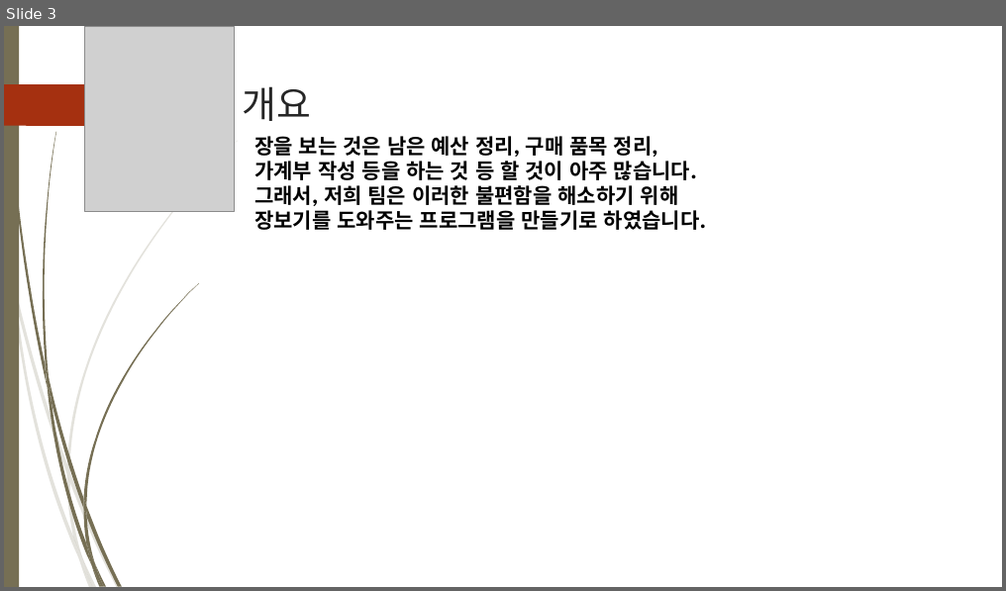
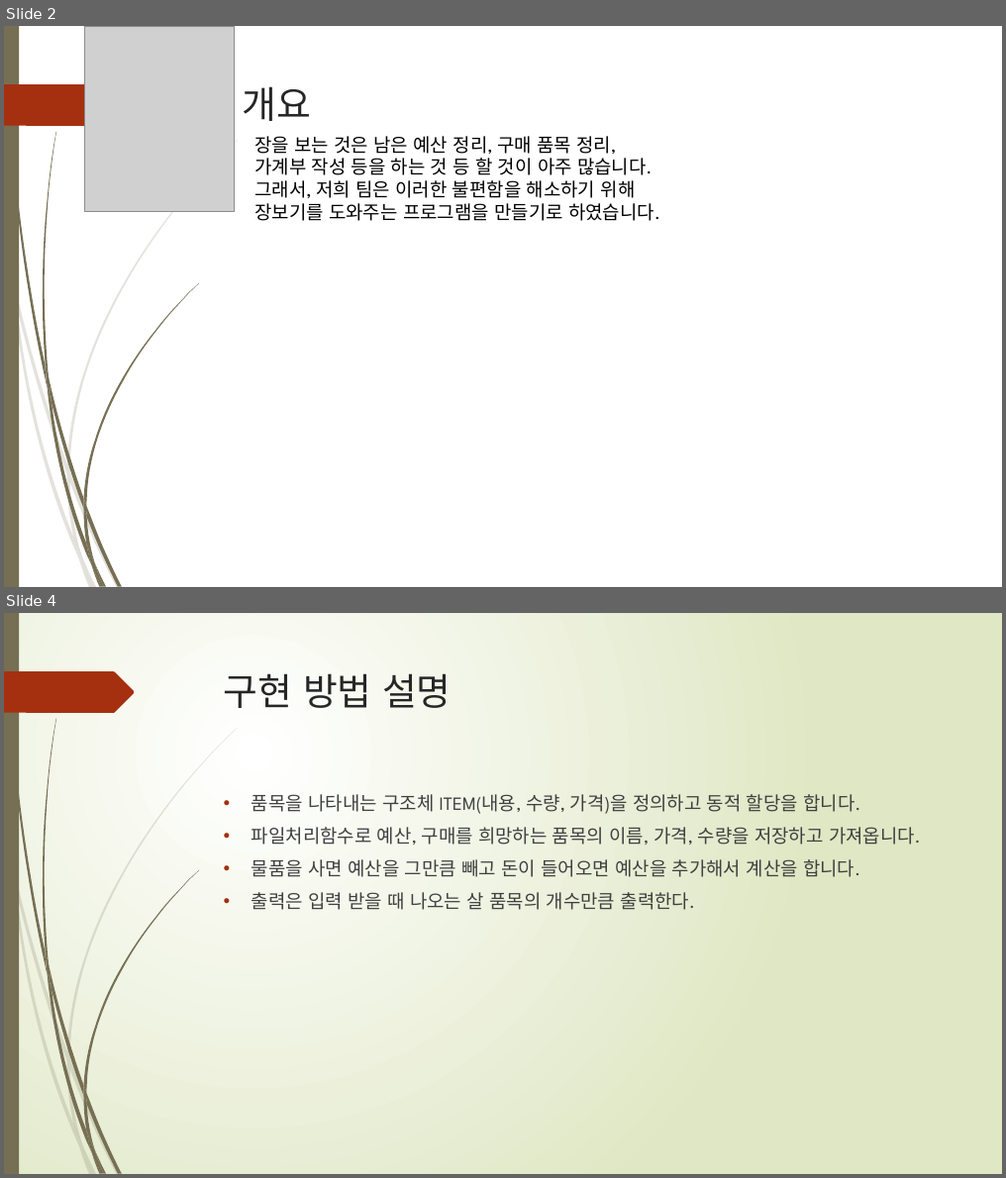
Before and after one commit to koi312500/Kaist-cyber-camp-2018, a slide deck: 장보기 프로그램.pptx. Shown one above the other, each under a label of ours: slide 3 before the commit, slides 2 and 4 after it; the slides between them are not shown. The pictures are 1006x591 and 1006x1178 pixels, drawn with LibreOffice and Linux fonts; fonts in the diff are those of the drawing; grey boxes stand for pictures; background and template pictures are left out. Boxes give left, top, right and bottom in pixels: in the first picture for what was removed or moved away, otherwise in the second. Text is boxed around its words. In the diff, an @@ line names an element or a change of style, - is before the commit and + after.

```diff
--- a/장보기 프로그램.pptx
+++ b/장보기 프로그램.pptx
@@ slide 4 added at (4, 613, 1002, 1174), background gradient #FFFFFF to #DFE8C4; not listed: 24 template elements that a slide beside it also shows @@
@@ title added at (224, 673, 451, 708), 36 pt, text #262626 @@
+구현 방법 설명
@@ text added at (252, 794, 921, 910), 18 pt, text #404040 @@
+• 품목을 나타내는 구조체 ITEM(내용, 수량, 가격)을 정의하고 동적 할당을 합니다.
+• 파일처리함수로 예산, 구매를 희망하는 품목의 이름, 가격, 수량을 저장하고 가져옵니다.
+• 물품을 사면 예산을 그만큼 빼고 돈이 들어오면 예산을 추가해서 계산을 합니다.
+• 출력은 입력 받을 때 나오는 살 품목의 개수만큼 출력한다.
@@ what was slide 3 is now slide 2 @@
@@ slide 2 changed as well @@
@@ text "장을 보는 것은 남은 예산 ..." at (254, 136, 660, 221): size 20 to 18 pt, bold off @@
```
Also in this commit, not shown: 2 other slides changed, 2 other slides added, 1 slide removed.
